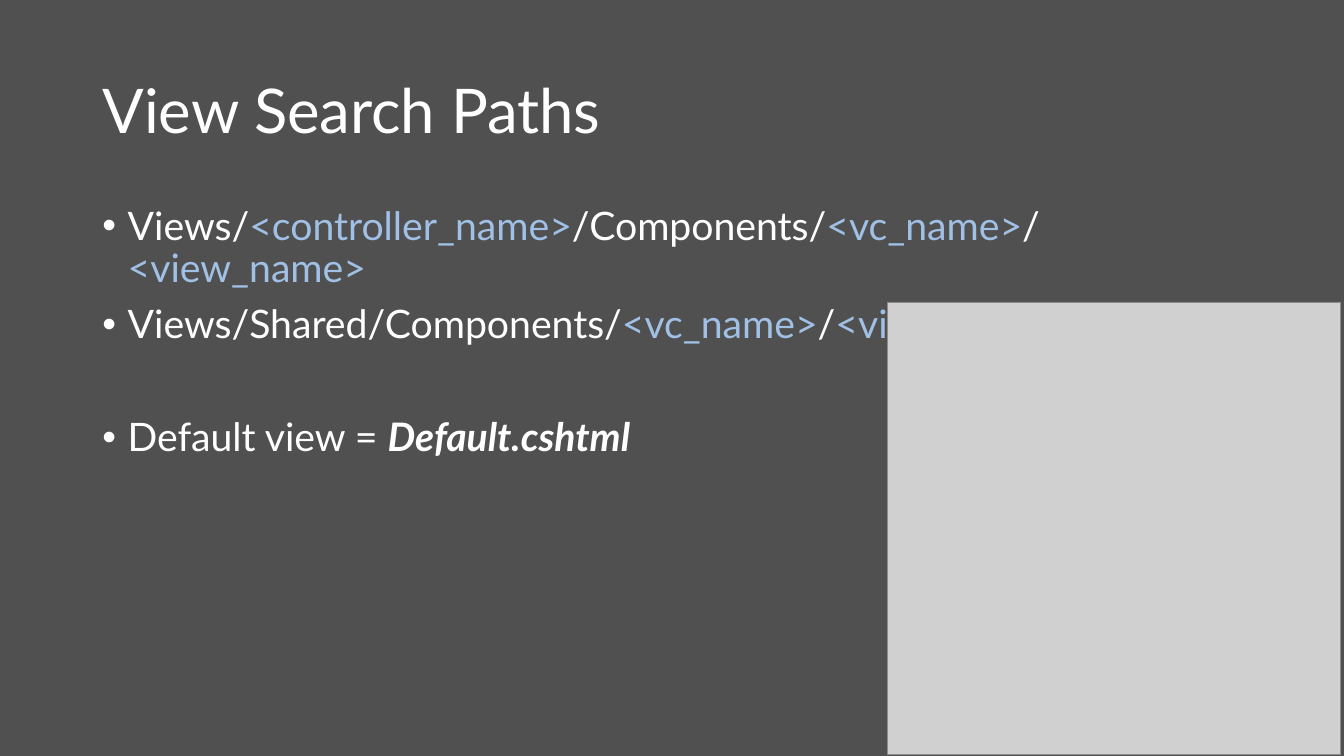
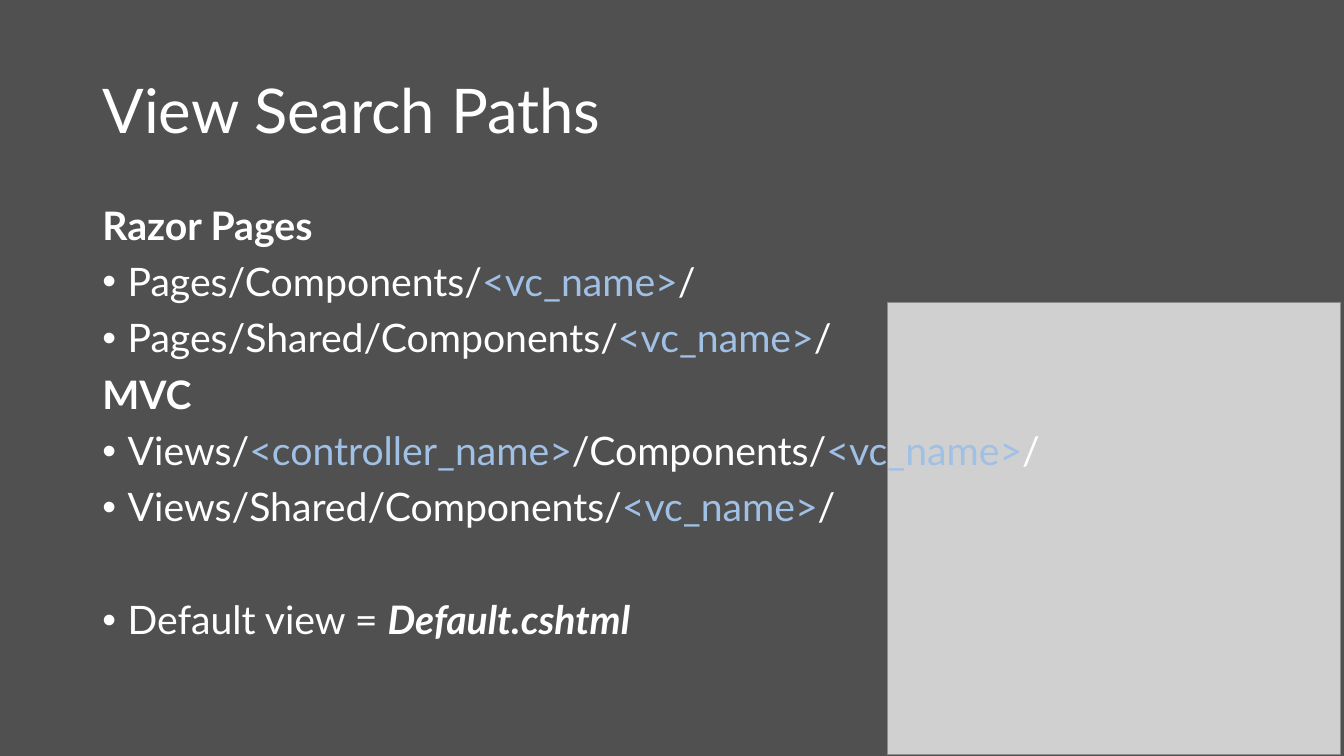
Before and after one commit to scottaddie/slide-decks, a slide deck: slide 16 of Building Reusable UI Components in ASP.NET Core MVC.pptx. Drawn at 1344x756 pixels with LibreOffice and Linux fonts; fonts in the diff are those of the drawing; grey boxes stand for pictures. Boxes give left, top, right and bottom in pixels: in the first picture for what was removed or moved away, otherwise in the second. Text is boxed around its words. In the diff, an @@ line names an element or a change of style, - is before the commit and + after.

Commit message:
Update view search paths

```diff
--- a/Building Reusable UI Components in ASP.NET Core MVC.pptx
+++ b/Building Reusable UI Components in ASP.NET Core MVC.pptx
@@ text at (102,211,1040,528): text changed; text colour #A0C0E5 to #FFFFFF @@
-• Views/<controller_name>/Components/<vc_name>/<view_name>
-• Views/Shared/Components/<vc_name>/<view_name>
+Razor Pages
+• Pages/Components/<vc_name>/
+• Pages/Shared/Components/<vc_name>/
+MVC
+• Views/<controller_name>/Components/<vc_name>/
+• Views/Shared/Components/<vc_name>/
```
